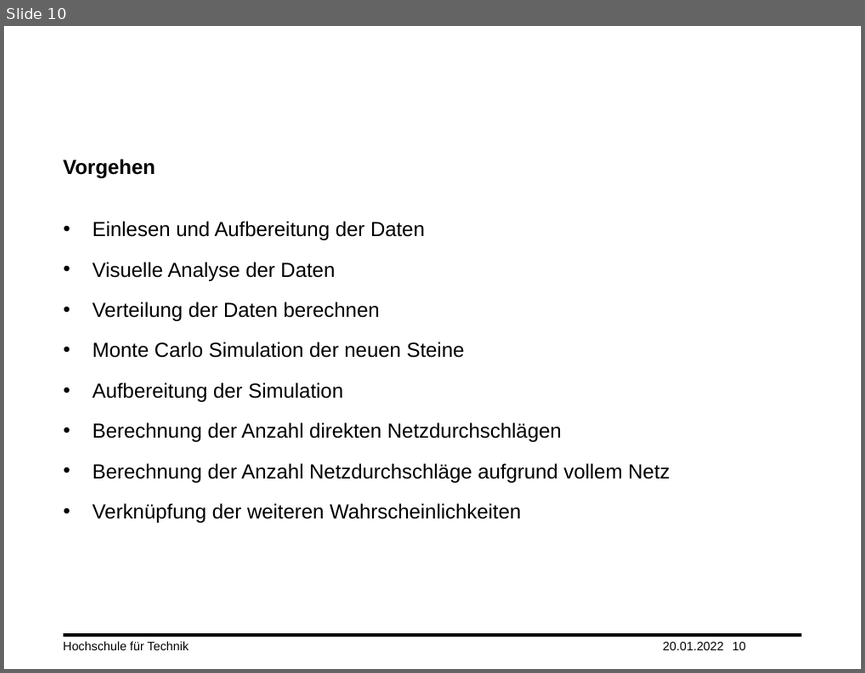
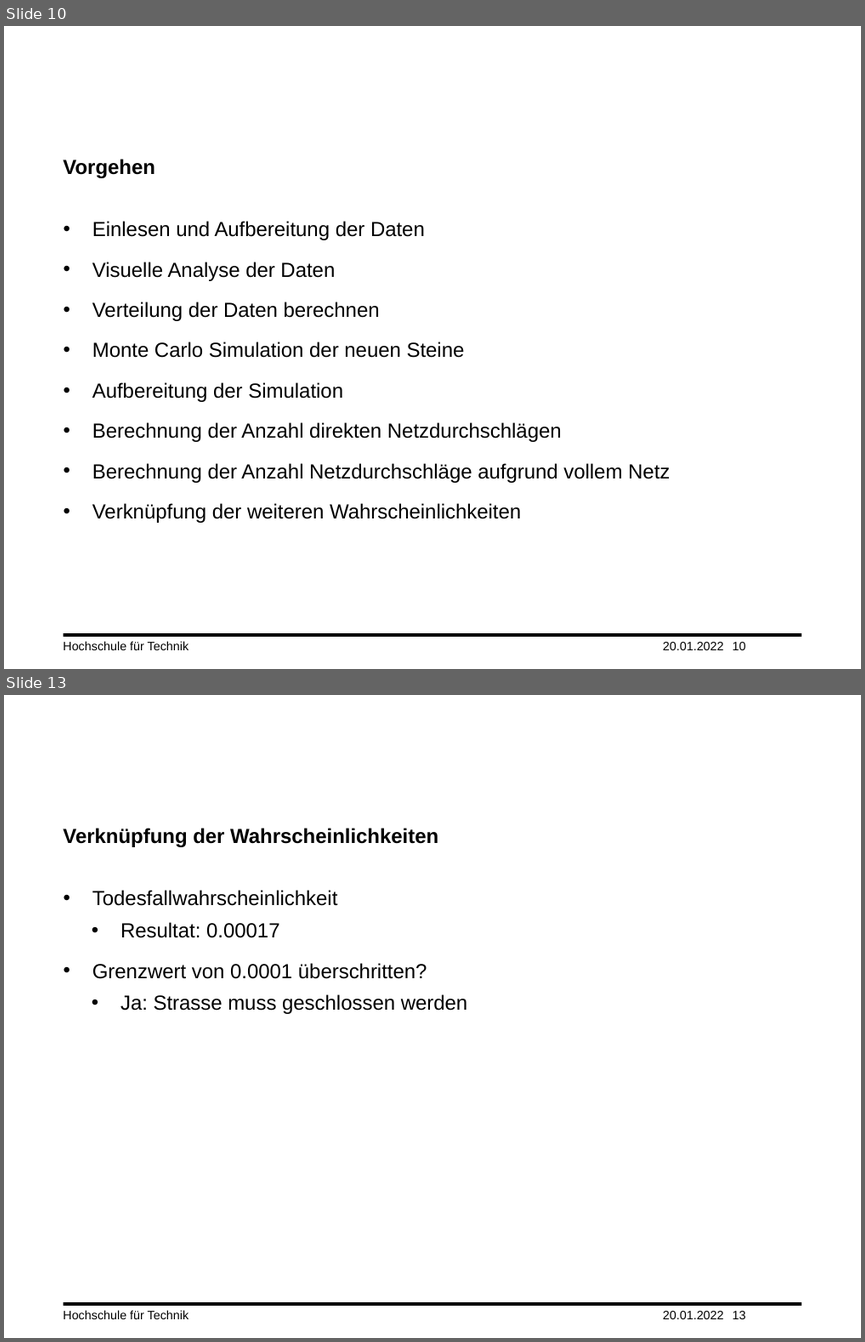
Before and after one commit to tmandelz/Steinschlag-Wahrscheinlichkeit, a slide deck: Präsentation/Vorgehen.pptx. Shown one above the other, each under a label of ours: slide 10 before the commit, slides 10 and 13 after it; the slides between them are not shown. The pictures are 865x673 and 865x1342 pixels, drawn with LibreOffice and Linux fonts; fonts in the diff are those of the drawing; background and template pictures are left out. Boxes give left, top, right and bottom in pixels: in the first picture for what was removed or moved away, otherwise in the second. Text is boxed around its words. In the diff, an @@ line names an element or a change of style, - is before the commit and + after.

```diff
--- a/Präsentation/Vorgehen.pptx
+++ b/Präsentation/Vorgehen.pptx
@@ slide 13 added at (4, 695, 861, 1338), background #FFFFFF; not listed: 1 template element that a slide beside it also shows @@
@@ title added at (63, 828, 438, 847), 18.9 pt, text #000000, bold @@
+Verknüpfung der Wahrscheinlichkeiten
@@ text added at (92, 890, 468, 1014), 18.9 pt, text #000000 @@
+• Todesfallwahrscheinlichkeit
+  • Resultat: 0.00017
+• Grenzwert von 0.0001 überschritten?
+  • Ja: Strasse muss geschlossen werden
@@ text added at (63, 1310, 189, 1319), 11.3 pt, text #000000 @@
+Hochschule für Technik
@@ text added at (663, 1310, 724, 1319), 11.3 pt, text #000000 @@
+20.01.2022
@@ page number added at (732, 1310, 746, 1319), 11.3 pt, text #000000 @@
+13
```
Also in this commit, not shown: 5 other slides added, 1 slide removed.
